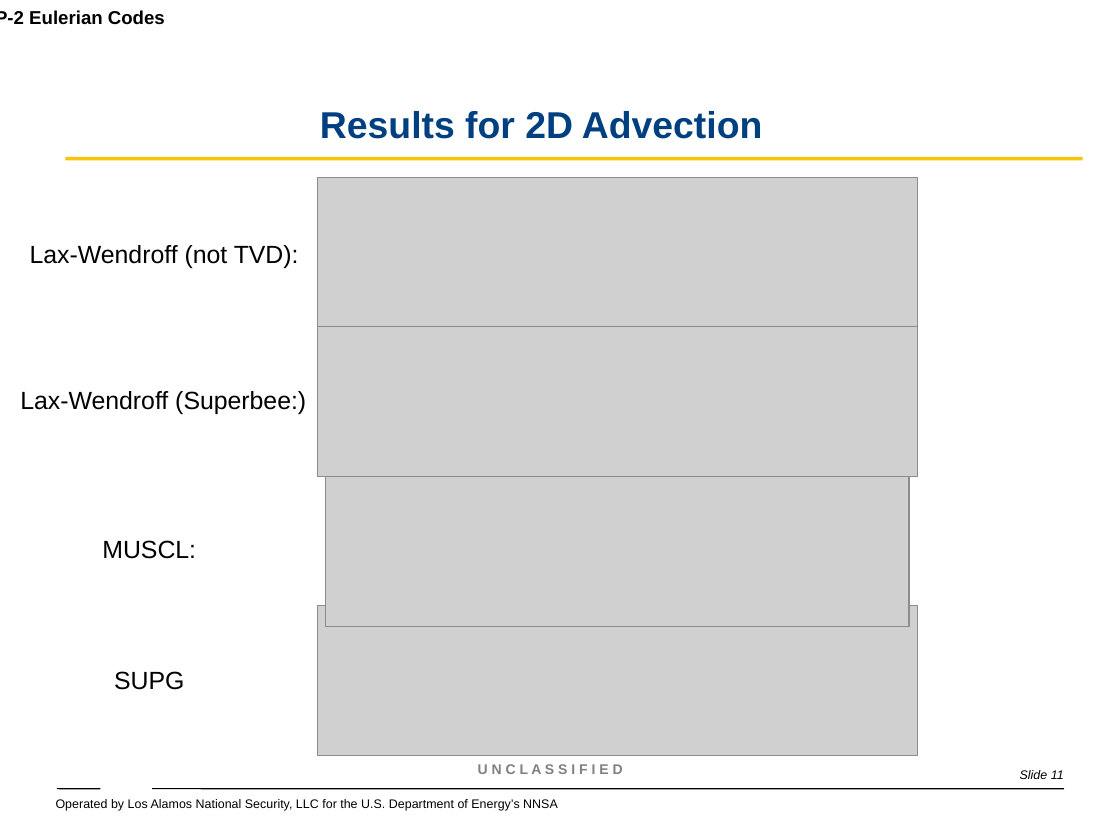
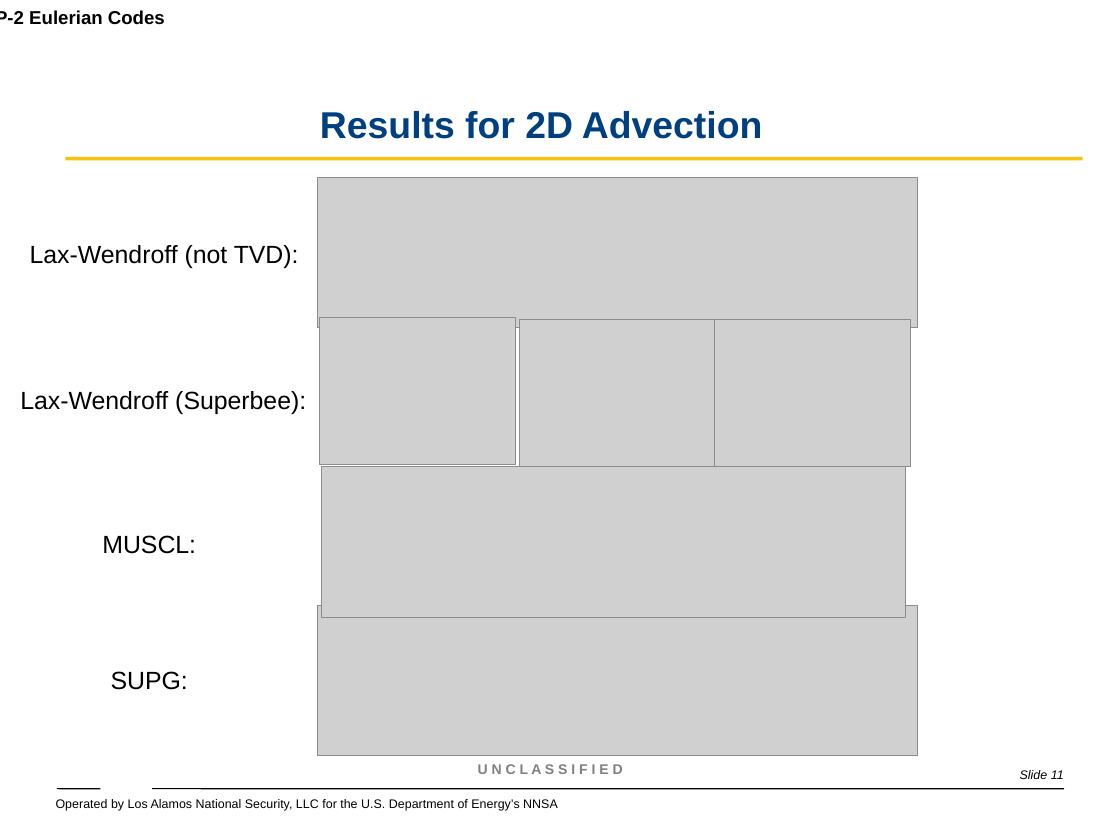
Before and after one commit to wmatern/summer_LANL, a slide deck: slide 11 of Final Research Presentation/Final_Research_Presentation.ppt. Drawn at 1120x840 pixels with LibreOffice and Linux fonts; fonts in the diff are those of the drawing; grey boxes stand for pictures; background and template pictures are left out. Boxes give left, top, right and bottom in pixels: in the first picture for what was removed or moved away, otherwise in the second. Text is boxed around its words. In the diff, an @@ line names an element or a change of style, - is before the commit and + after.

```diff
--- a/Final Research Presentation/Final_Research_Presentation.ppt
+++ b/Final Research Presentation/Final_Research_Presentation.ppt
@@ picture added at <box>319,317,515,464</box> @@
@@ picture: place and size @@
-picture at <box>317,327,917,477</box>
+picture at <box>520,319,716,466</box>
@@ picture added at <box>715,319,911,466</box> @@
@@ text at <box>20,391,306,414</box>: text changed @@
-Lax-Wendroff (Superbee:)
+Lax-Wendroff (Superbee):
@@ picture: place and size @@
-picture at <box>326,476,909,626</box>
+picture at <box>321,467,905,617</box>
@@ text "MUSCL:" at <box>102,535,196,554</box>: less space between paragraphs @@
@@ text at <box>111,671,188,690</box>: text changed @@
-SUPG
+SUPG:
```
Also in this commit, not shown: 44 other files.
